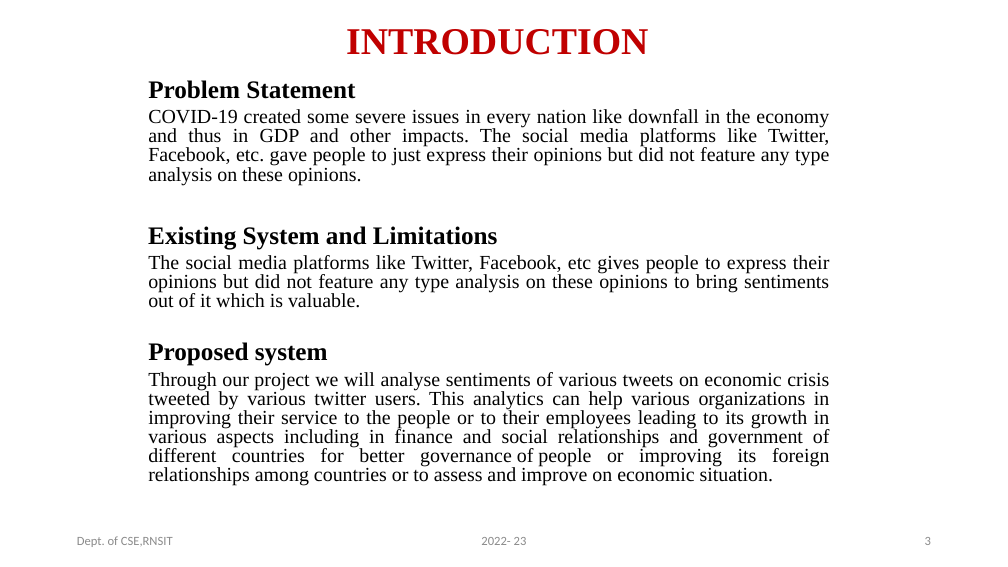
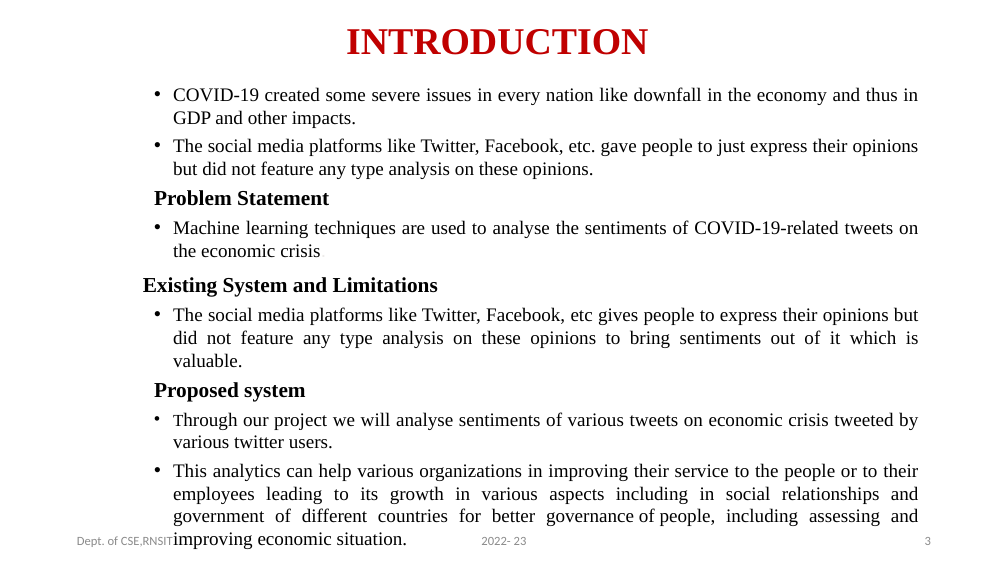
Before and after one commit to vinayhr01/Twitter-Sentiment-Analysis-Web-Application-Project, a slide deck: slide 3 of Final__Project_Presentation.pptx. Drawn at 1008x567 pixels with LibreOffice and Linux fonts; fonts in the diff are those of the drawing. Boxes give left, top, right and bottom in pixels: in the first picture for what was removed or moved away, otherwise in the second. Text is boxed around its words. In the diff, an @@ line names an element or a change of style, - is before the commit and + after.

```diff
--- a/Final__Project_Presentation.pptx
+++ b/Final__Project_Presentation.pptx
@@ text at (173, 87, 919, 179): paragraphs added @@
+  • COVID-19 created some severe issues in every nation like downfall in the economy and thus in GDP and other impacts.
+  • The social media platforms like Twitter, Facebook, etc. gave people to just express their opinions but did not feature any type analysis on these opinions.
@@ text at (143, 190, 919, 402): size 24 to 20.3 pt in "Problem Statement", "Existing System and Limitations", "Proposed system"; size 19 to 18.2 pt in "The social media platforms like Twitter, Facebook, ..."; alignment left to justified; line spacing 0.8 to 1; bullet none to • @@
@@ text at (173, 220, 918, 258): text changed; size 19 to 18.2 pt @@
-  COVID-19 created some severe issues in every nation like downfall in the economy and thus in GDP and other impacts. The social media platforms like Twitter, Facebook, etc. gave people to just express their opinions but did not feature any type analysis on these opinions.
+  • Machine learning techniques are used to analyse the sentiments of COVID-19-related tweets on the economic crisis.
@@ text at (173, 412, 919, 549): text changed; size 19 to 18.2 pt @@
-  Through our project we will analyse sentiments of various tweets on economic crisis tweeted by various twitter users. This analytics can help various organizations in improving their service to the people or to their employees leading to its growth in various aspects including in finance and social relationships and government of different countries for better governance of people or improving its foreign relationships among countries or to assess and improve on economic situation.
+  • Through our project we will analyse sentiments of various tweets on economic crisis tweeted by various twitter users.
+  • This analytics can help various organizations in improving their service to the people or to their employees leading to its growth in various aspects including in social relationships and government of different countries for better governance of people, including assessing and improving economic situation.
```
Also in this commit, not shown: 20 other slides changed, 1 slide added, 1 other file.
